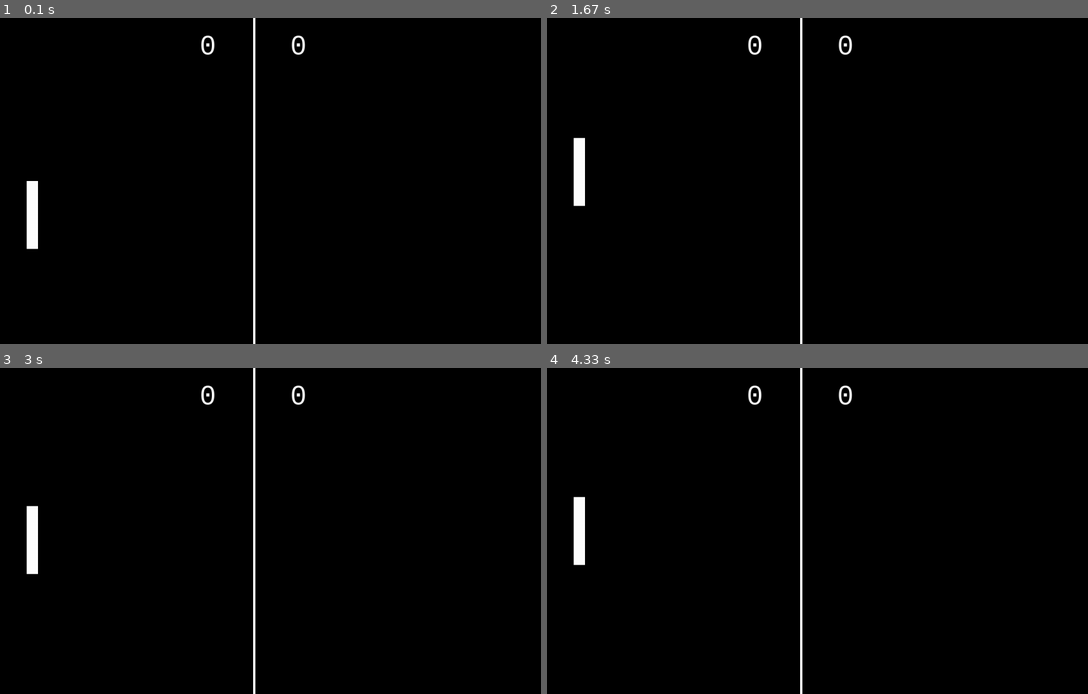
Above: before the commit, frames 1-4 (two rows, left to right).
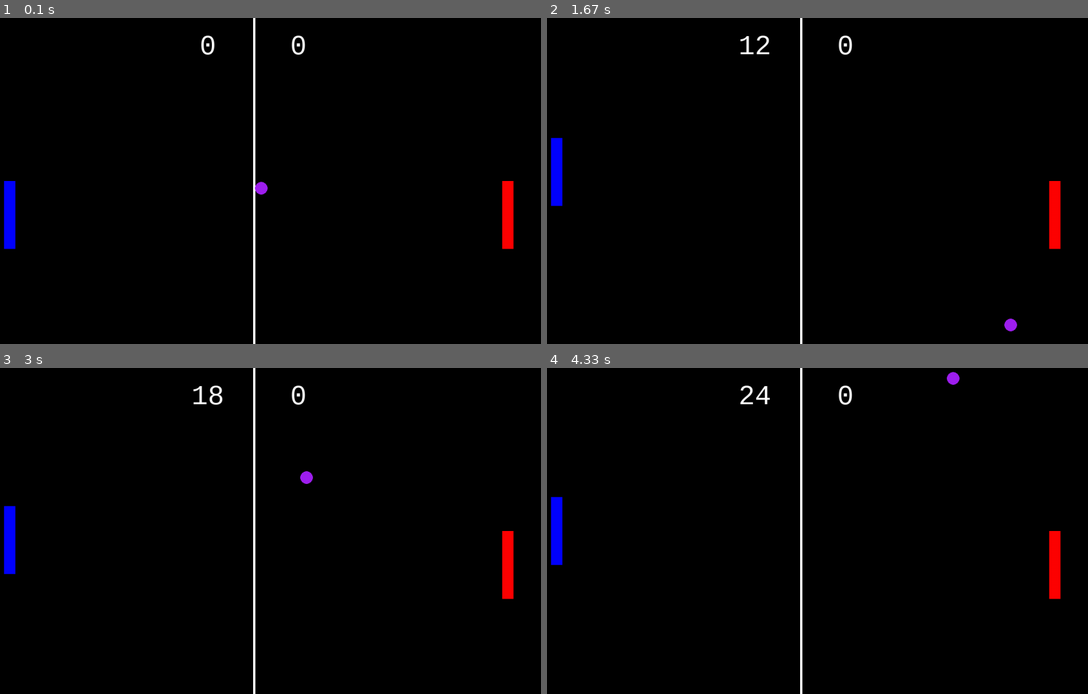
Above: after the commit, the same moments.

Repository: Tebryn05/pongPyGame
Game: pygame game, started from Pong.py
The game is run twice, just before and just after one commit, with the same random seed, the same clock (stepped at 60 frames per second) and the same inputs.
Inputs:
- Up to frame 1 (0.1 s): no input
- Up to frame 2 (1.67 s): tap J at 0.33, 0.73, 1.03, 1.23, 1.57 s; hold W 0.67-1.13 s; tap K at 0.82 s; hold S 1.17-1.47 s; hold W from 1.5 s (still down)
- Up to frame 3 (3 s): release W at 1.87 s; hold S 1.9-2.27 s; tap J at 1.97, 2.37, 2.7 s; tap K at 2.05 s; hold W 2.3-2.6 s; hold S 2.63-2.93 s; hold W from 2.97 s (still down)
- Up to frame 4 (4.33 s): tap J at 3.03, 3.43, 3.83, 4.17 s; tap K at 3.12, 4.25 s; release W at 3.33 s; hold S 3.37-3.73 s; hold W 3.77-4.07 s; hold S from 4.1 s (still down)

The runs differ from the first frame. In frame 1, 1.4% of the frame differs, in the area x 0-95%, y 50-71%; in frame 2, 1.6%; in frame 3, 1.6%, in the area x 0-95%, y 5-71%; in frame 4, 1.6%.

Commit message:
Add files via upload

Diff:
--- a/Pong.py
+++ b/Pong.py
@@ -1,18 +1,101 @@
 import pygame
+import random
 
 # pygame setup
 pygame.init()
 pygame.font.init()
+
+# score font setup
 scoreFont = pygame.font.SysFont('Courier New', 60)
+
+# set screen resolution
 screen = pygame.display.set_mode((1280, 720))
+
+# set screen caption
 pygame.display.set_caption("Pong")
+
+# set clock
 clock = pygame.time.Clock()
+
+# boolean for running
 running = True
+
+# delta time
 dt = 0
 
-player_pos = pygame.Vector2(140,screen.get_height()/2)
+# postiions for the player position, divider, and the cpu position
+player_pos = pygame.Vector2(90,screen.get_height()/2)
+paddle_height = 150
+paddle_width = 25
 half_screen = pygame.Vector2(screen.get_width()/2, 0)
+cpu_pos = pygame.Vector2(1190, screen.get_height()/2)
+ball_pos = pygame.Vector2(screen.get_width()/2, screen.get_height()/2)
+ball_radius = 14
 
+# variables for the player and cpu score
+player_score = 0
+cpu_score = 0
+
+# ball movement with random numbers at start
+ball_movement = pygame.Vector2(random.randint(-300, 300), random.randint(-300, 300))
+
+# print the ball movement at the start of the game
+print(ball_movement.x, ball_movement.y)
+
+# while the ball movement for x is too slow, keep generating random integers until you get a faster one
+while abs(ball_movement.x) < 150:
+    ball_movement.x = random.randint(-300, 300)
+
+# while the ball movement for y is too slow, keep generating random integers until you get a faster one
+while abs(ball_movement.y) < 150:
+    ball_movement.y = random.randint(-300, 300)
+
+# function for controlling how the ball moves
+def ball_move(ball_pos):
+
+    # ball positions being affected by ball_movement times delta time
+    ball_pos.x += ball_movement.x * dt
+    ball_pos.y += ball_movement.y * dt
+
+    # if the ball goes past the wall reset it and give it another random movement speed
+    if ball_pos.x <= 0 or ball_pos.x >= screen.get_width():
+        ball_pos.x = screen.get_width()/2
+        ball_pos.y = screen.get_height()/2
+        ball_movement.x = random.randint(-300, 300)
+        ball_movement.y = random.randint(-300, 300)
+
+        # while ball movements are slow generate random integers to make them faster
+        while abs(ball_movement.x) < 150:
+            ball_movement.x = random.randint(-300, 300)
+        while abs(ball_movement.y) < 150:
+            ball_movement.y = random.randint(-300, 300)
+
+        # print the ball movement
+        print(ball_movement.x, ball_movement.y)
+
+    # if the ball tries to go above then make it bounce off the top wall
+    if ball_pos.y <= 0:
+        ball_movement.y = random.randint(150, 300)
+
+        # while ball movement for y is slow generate random integers to make them faster
+        while abs(ball_movement.y) < 150:
+            ball_movement.y = random.randint(-300, 300)
+
+        # print the ball movement for y
+        print(ball_movement.y)
+
+    # if it tries to go below the screen make it bounce off the bottom wall
+    if ball_pos.y >= screen.get_height():
+        ball_movement.y = random.randint(-300, -150)
+
+        # not typing this again
+        while abs(ball_movement.y) < 150:
+            ball_movement.y = random.randint(-300, 300)
+
+        # not typing this again
+        print(ball_movement.y)
+
+# main loop
 while running:
     # poll for events
     # pygame.QUIT event means the user clicked X to close your window
@@ -23,41 +106,76 @@
     # fill the screen with a color to wipe away anything from last frame
     screen.fill("black")
 
-    pygame.draw.rect(screen, "white", pygame.Rect(player_pos.x, player_pos.y, 25, 150))
+    # draw player paddle
+    player = pygame.draw.rect(screen, "blue", pygame.Rect(player_pos.x, player_pos.y, paddle_width, paddle_height))
 
-    pygame.draw.rect(screen, "white", pygame.Rect(half_screen.x, half_screen.y,5, screen.get_height()))
+    # draw dividing line
+    divider = pygame.draw.rect(screen, "white", pygame.Rect(half_screen.x, half_screen.y,5, screen.get_height()))
 
-    playerScore = scoreFont.render('0', True, "white")
+    # draw CPU paddle
+    CPU = pygame.draw.rect(screen, "red", pygame.Rect(cpu_pos.x, cpu_pos.y, paddle_width, paddle_height))
 
+    # draw ball
+    ball = pygame.draw.circle(screen, "purple", ball_pos, ball_radius)
+
+    # render player score
+    playerScore = scoreFont.render(str(player_score), True, "white")
     playerScoreRect = playerScore.get_rect()
-
     playerScoreRect.center = ((screen.get_width()/2) - 100, 64)
-
     screen.blit(playerScore, playerScoreRect)
 
-    cpuScore = scoreFont.render('0', True, "white")
-
+    # render CPU score
+    cpuScore = scoreFont.render(str(cpu_score), True, "white")
     cpuScoreRect = cpuScore.get_rect()
-
     cpuScoreRect.center = ((screen.get_width()/2) + 100, 64)
-
     screen.blit(cpuScore, cpuScoreRect)
 
+    # move player paddle
     keys = pygame.key.get_pressed()
     if keys[pygame.K_w]:
         player_pos.y -= 300 * dt
     if keys[pygame.K_s]:
         player_pos.y += 300 * dt
 
+    # little thing to test score system
+    if keys[pygame.K_j]:
+        player_score += 1
+    elif keys[pygame.K_k]:
+        player_score -= 1
+
+    # stop player from moving off the map
     if player_pos.y >= 567:
         player_pos.y = 567
     elif player_pos.y <= 4:
         player_pos.y = 4
+
+    # collision with paddles
+    if player_pos.x <= ball_pos.x <= player_pos.x + paddle_width + ball_radius and player_pos.y <= ball_pos.y <= player_pos.y + paddle_height:
+        ball_movement.x *= -1
+
+
+        if ball_pos.y > player_pos.y + (paddle_height / 4):
+            ball_movement.y = random.randint(150, 300)
+        elif ball_pos.y < player_pos.y - (paddle_height / 4):
+            ball_movement.y = random.randint(-300, -150)
+        else:
+            ball_movement.y = random.choice([-150, 150])
+
+    if cpu_pos.x >= ball_pos.x >= cpu_pos.x - paddle_width + ball_radius and cpu_pos.y <= ball_pos.y <= cpu_pos.y + paddle_height:
+        ball_movement.x *= -1
+
+        if ball_pos.y > cpu_pos.y + (paddle_height / 4):
+            ball_movement.y = random.randint(150, 300)
+        elif ball_pos.y < cpu_pos.y - (paddle_height / 4):
+            ball_movement.y = random.randint(-300, -150)
+        else:
+            ball_movement.y = random.choice([-150, 150])
+
+    # call ball_movve
+    ball_move(ball_pos)
     # flip() the display to put your work on screen
     pygame.display.flip()
-
-    print(player_pos.x, player_pos.y)
-
+    print(player_pos)
     # limits FPS to 60
     # dt is delta time in seconds since last frame, used for framerate-
     # independent physics.
